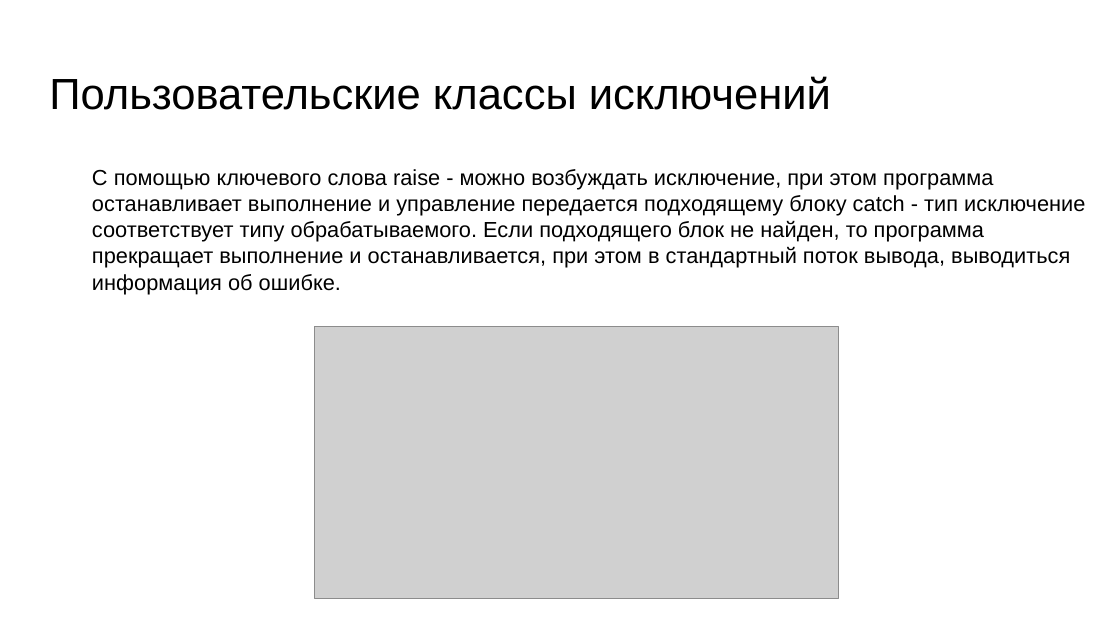
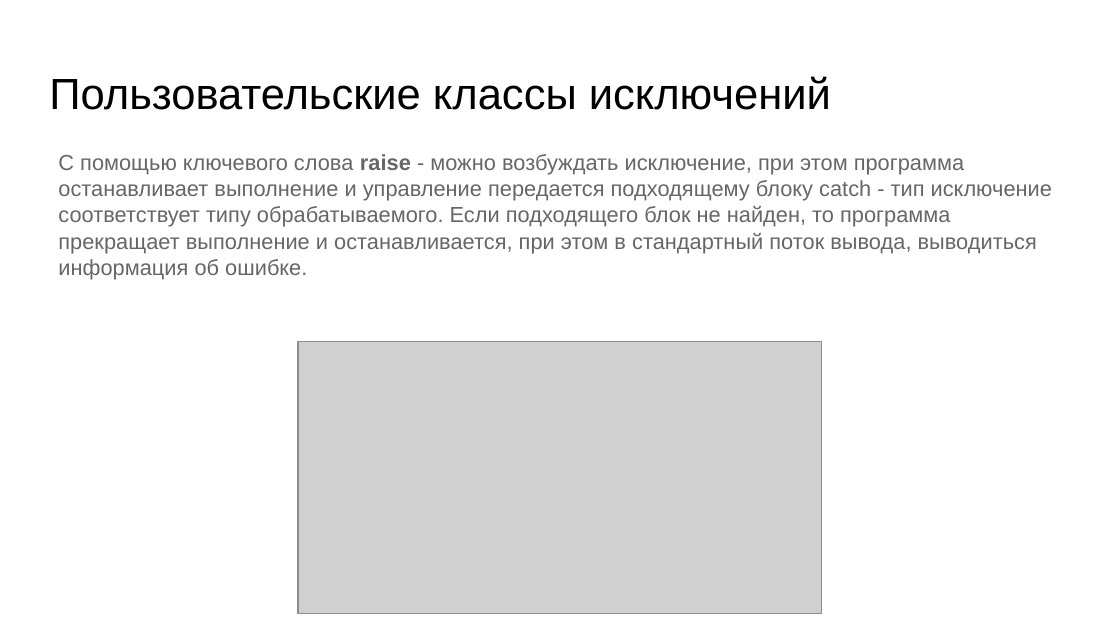
Before and after one commit to skhayrulin/python_course, a slide deck: slide 17 of lecture/Lecture11.pptx (slide 18 before the commit). Drawn at 1120x630 pixels with LibreOffice and Linux fonts; fonts in the diff are those of the drawing; grey boxes stand for pictures. Boxes give left, top, right and bottom in pixels: in the first picture for what was removed or moved away, otherwise in the second. Text is boxed around its words. In the diff, an @@ line names an element or a change of style, - is before the commit and + after.

```diff
--- a/lecture/Lecture11.pptx
+++ b/lecture/Lecture11.pptx
@@ text "С помощью ключевого слова raise ...": place and size @@
-text "С помощью ключевого слова raise ..." at <box>92,169,1085,294</box>
+text "С помощью ключевого слова raise ..." at <box>58,154,1052,280</box>
@@ text "С помощью ключевого слова raise ..." at <box>58,154,1052,280</box>: text colour #000000 to #666666; bold on in "raise" @@
@@ picture: place and size @@
-picture at <box>315,327,839,599</box>
+picture at <box>298,342,822,614</box>
```
Also in this commit, not shown: 3 other slides changed, 14 slides added, 6 slides removed, 3 other files.
